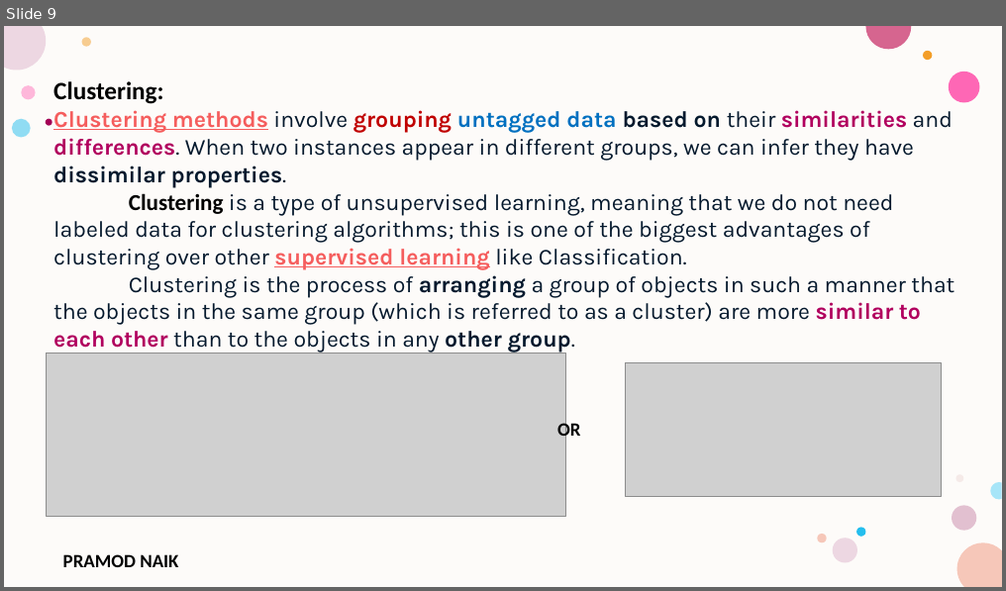
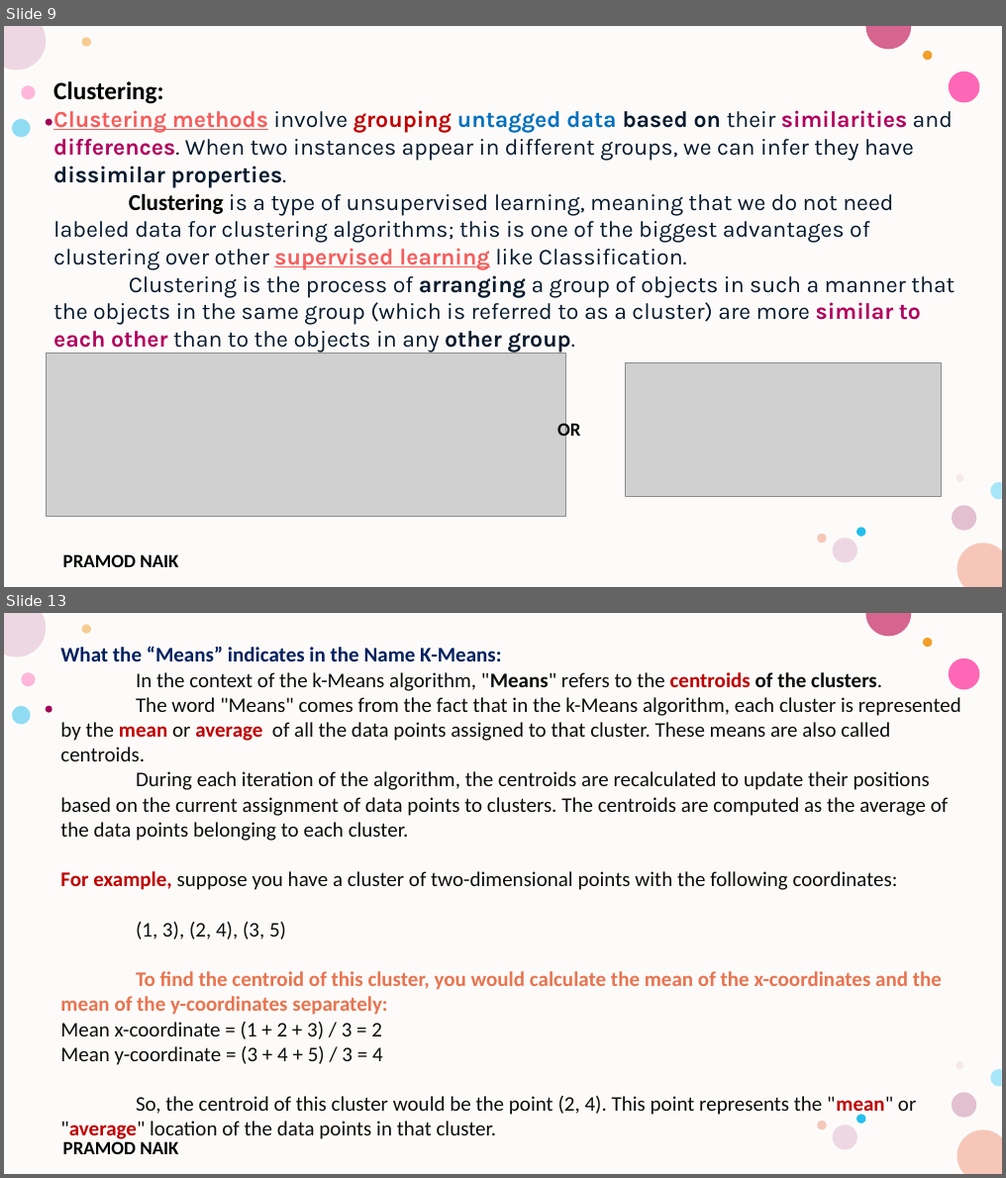
Before and after one commit to PRAMODNAIK-DEV/MCA-2nd-Sem-ML-Data-Analytics-Shridevi-College, a slide deck: Theory Class-Notes/Unit-3 Unsupervised Learning.pptx. Shown one above the other, each under a label of ours: slide 9 before the commit, slides 9 and 13 after it; the slides between them are not shown. The pictures are 1006x591 and 1006x1178 pixels, drawn with LibreOffice and Linux fonts; fonts in the diff are those of the drawing; grey boxes stand for pictures; background and template pictures are left out. Boxes give left, top, right and bottom in pixels: in the first picture for what was removed or moved away, otherwise in the second. Text is boxed around its words. In the diff, an @@ line names an element or a change of style, - is before the commit and + after.

Commit message:
Completed Hierarchical Clustering.

```diff
--- a/Theory Class-Notes/Unit-3 Unsupervised Learning.pptx
+++ b/Theory Class-Notes/Unit-3 Unsupervised Learning.pptx
@@ slide 13 added at bbox=[4, 613, 1002, 1174], background #FFFFFF; not listed: 17 template elements that a slide beside it also shows @@
@@ text added at bbox=[60, 646, 961, 1143], 20 pt, text #0D0D0D @@
+What the “Means” indicates in the Name K-Means:
+In the context of the k-Means algorithm, "Means" refers to the centroids of the clusters.
+The word "Means" comes from the fact that in the k-Means algorithm, each cluster is represented by the mean or average of all the data points assigned to that cluster. These means are also called centroids.
+During each iteration of the algorithm, the centroids are recalculated to update their positions based on the current assignment of data points to clusters. The centroids are computed as the average of the data points belonging to each cluster.
+For example, suppose you have a cluster of two-dimensional points with the following coordinates:
+(1, 3), (2, 4), (3, 5)
+To find the centroid of this cluster, you would calculate the mean of the x-coordinates and the mean of the y-coordinates separately:
+Mean x-coordinate = (1 + 2 + 3) / 3 = 2
+Mean y-coordinate = (3 + 4 + 5) / 3 = 4
+So, the centroid of this cluster would be the point (2, 4). This point represents the "mean" or "average" location of the data points in that cluster.
```
Also in this commit, not shown: 1 slide changed, 20 other slides added, 2 slides removed, 1 other file.
